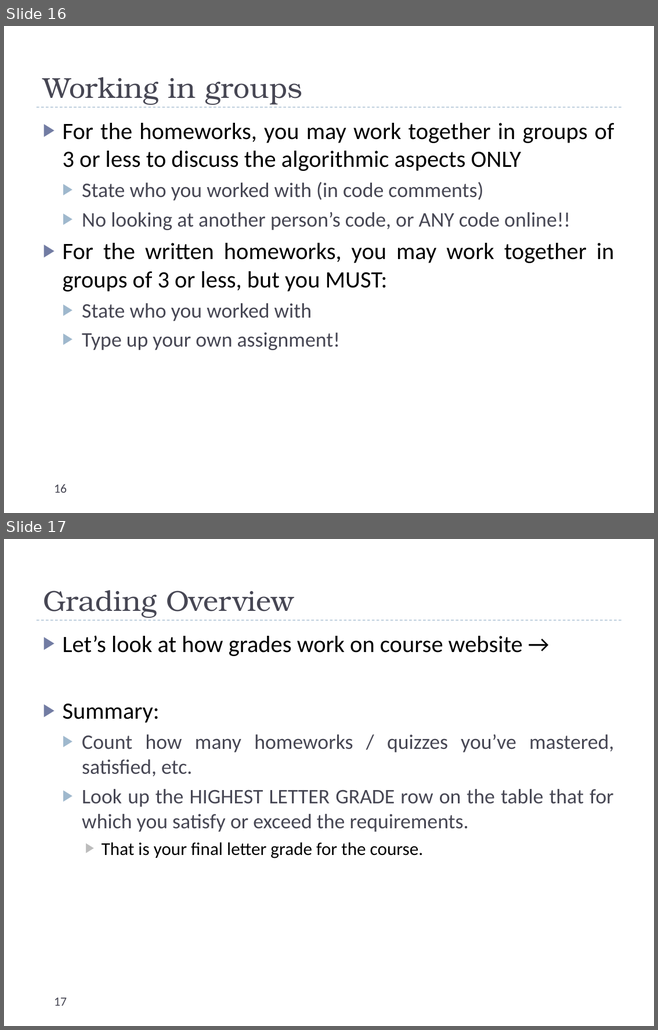
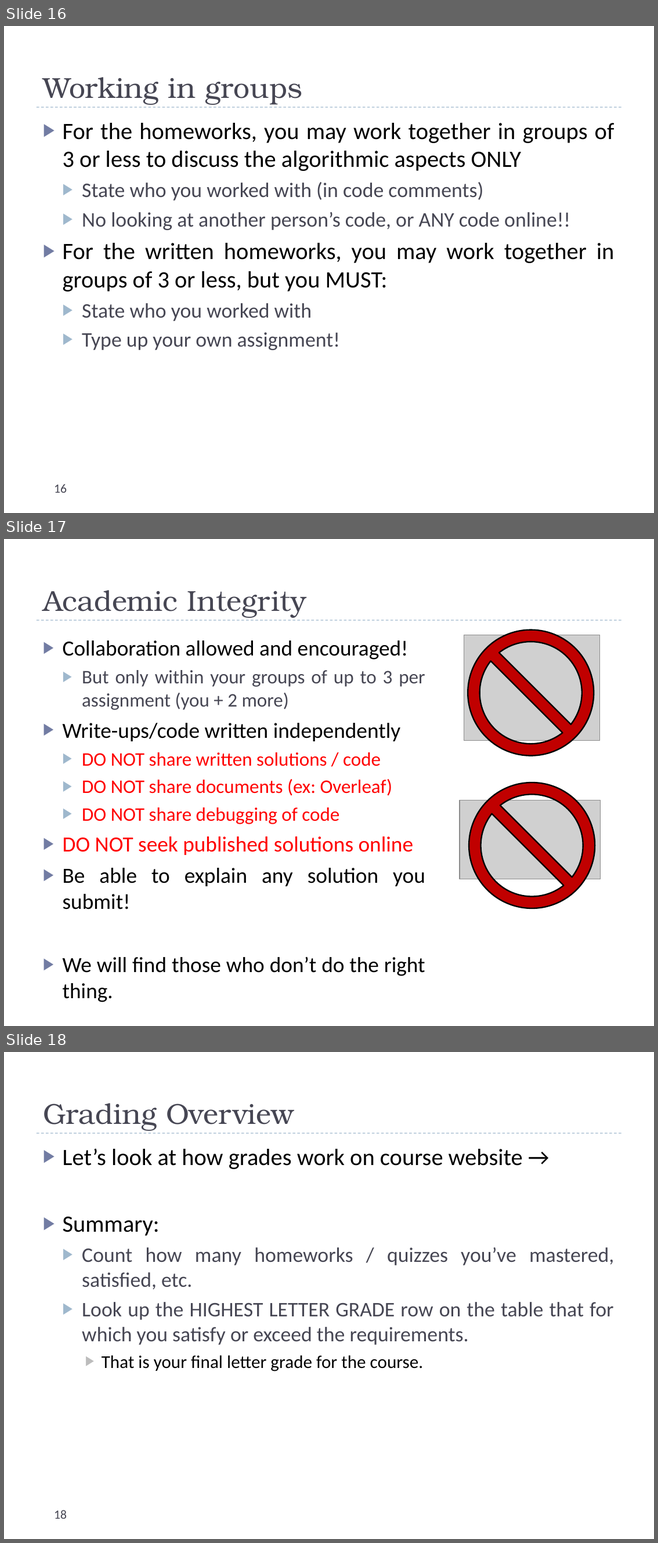
Before and after one commit to uva-cs/cs4102-f21, a slide deck: slides/courseintroduction.pptx. Shown one above the other, each under a label of ours: slides 16 and 17 before the commit, slides 16, 17 and 18 after it. The pictures are 658x1030 and 658x1543 pixels, drawn with LibreOffice and Linux fonts; fonts in the diff are those of the drawing; grey boxes stand for pictures. Boxes give left, top, right and bottom in pixels: in the first picture for what was removed or moved away, otherwise in the second. Text is boxed around its words. In the diff, an @@ line names an element or a change of style, - is before the commit and + after.

```diff
--- a/slides/courseintroduction.pptx
+++ b/slides/courseintroduction.pptx
@@ slide 17 added at [4, 539, 654, 1026], background #FFFFFF; not listed: 1 template element that a slide beside it also shows @@
@@ title added at [43, 590, 306, 618], 32 pt, text #464653 @@
+Academic Integrity
@@ text added at [63, 641, 425, 976], 24.1 pt, text #000000 @@
+▶ Collaboration allowed and encouraged!
+  ▶ But only within your groups of up to 3 per assignment (you + 2 more)
+▶ Write-ups/code written independently
+  ▶ DO NOT share written solutions / code
+  ▶ DO NOT share documents (ex: Overleaf)
+  ▶ DO NOT share debugging of code
+▶ DO NOT seek published solutions online
+▶ Be able to explain any solution you submit!
+▶ We will find those who don’t do the right thing.
@@ picture added at [463, 635, 599, 740] @@
@@ no-entry sign added at [468, 630, 594, 756], fill #C00000, outline #000000 1.5 pt @@
@@ no-entry sign added at [469, 783, 594, 908], fill #C00000, outline #000000 1.5 pt @@
@@ picture added at [459, 800, 600, 879] @@
@@ what was slide 17 is now slide 18 @@
@@ page number at [54, 1510, 67, 1519]: text changed @@
-17
+18
```
Also in this commit, not shown: 6 slides changed, 1 other slide added.
